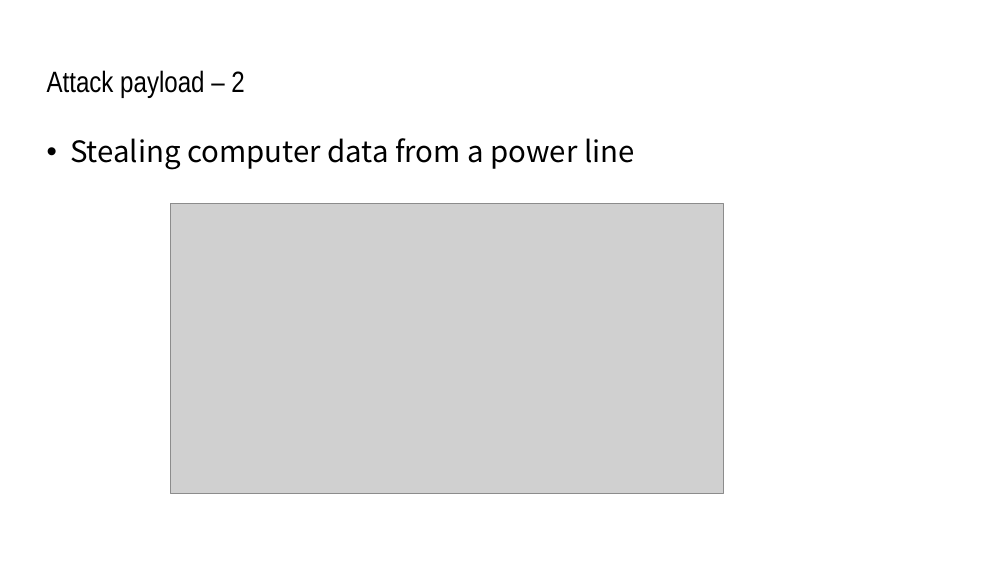
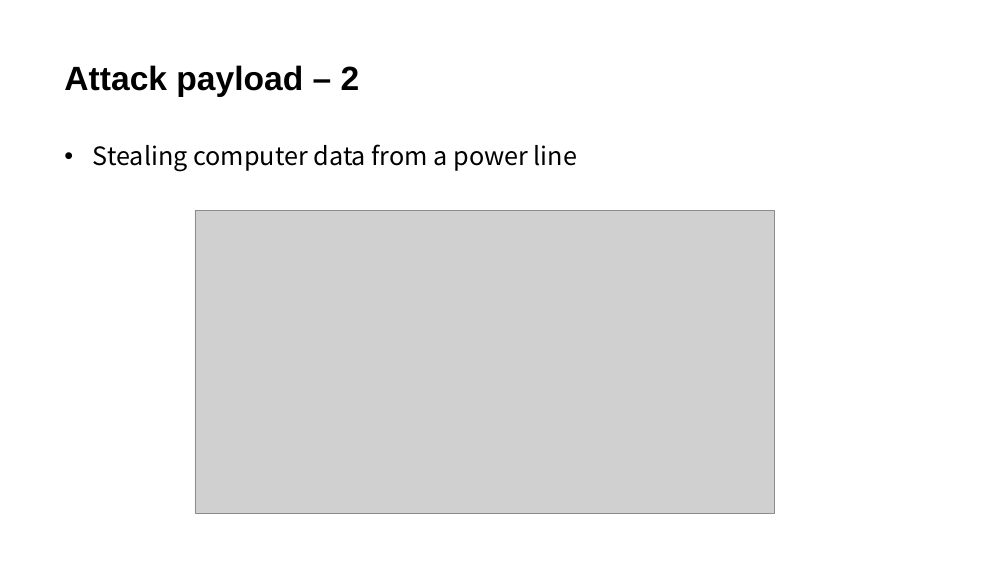
Before and after one commit to JcQSteven/GhostTunnel, a slide deck: slide 7 of Ghost Tunnel.pptx. Drawn at 1008x567 pixels with LibreOffice and Linux fonts; fonts in the diff are those of the drawing; grey boxes stand for pictures. Boxes give left, top, right and bottom in pixels: in the first picture for what was removed or moved away, otherwise in the second. Text is boxed around its words. In the diff, an @@ line names an element or a change of style, - is before the commit and + after.

```diff
--- a/Ghost Tunnel.pptx
+++ b/Ghost Tunnel.pptx
@@ text at (47,70,244,97): paragraph removed @@
-Attack payload – 2
@@ text added at (64,65,360,97), 32 pt, text #000000, bold @@
+Attack payload – 2
@@ text "Stealing computer data from a ...": place and size @@
-text "Stealing computer data from a ..." at (47,70,635,170)
+text "Stealing computer data from a ..." at (93,144,577,172)
@@ text "Stealing computer data from a ..." at (93,144,577,172): size 28 to 24 pt; indent changed; more space between paragraphs @@
@@ picture: place and size @@
-picture at (170,204,724,494)
+picture at (195,210,774,513)
```
Also in this commit, not shown: 17 other slides changed, 3 slides added, 4 slides removed.
